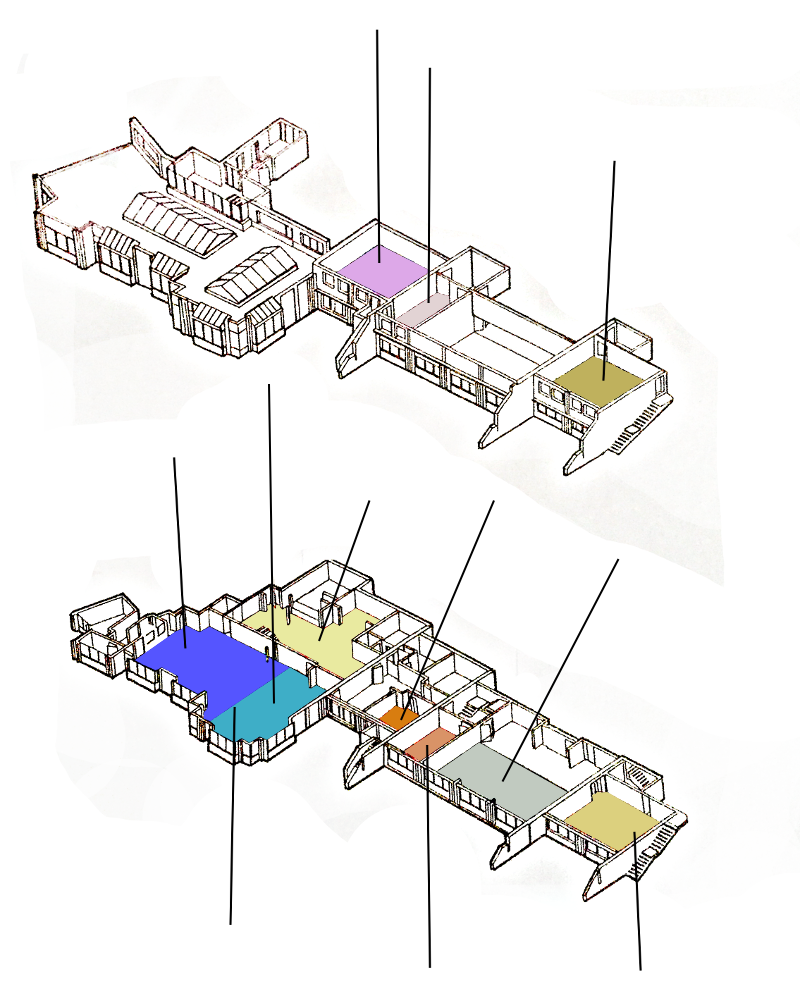
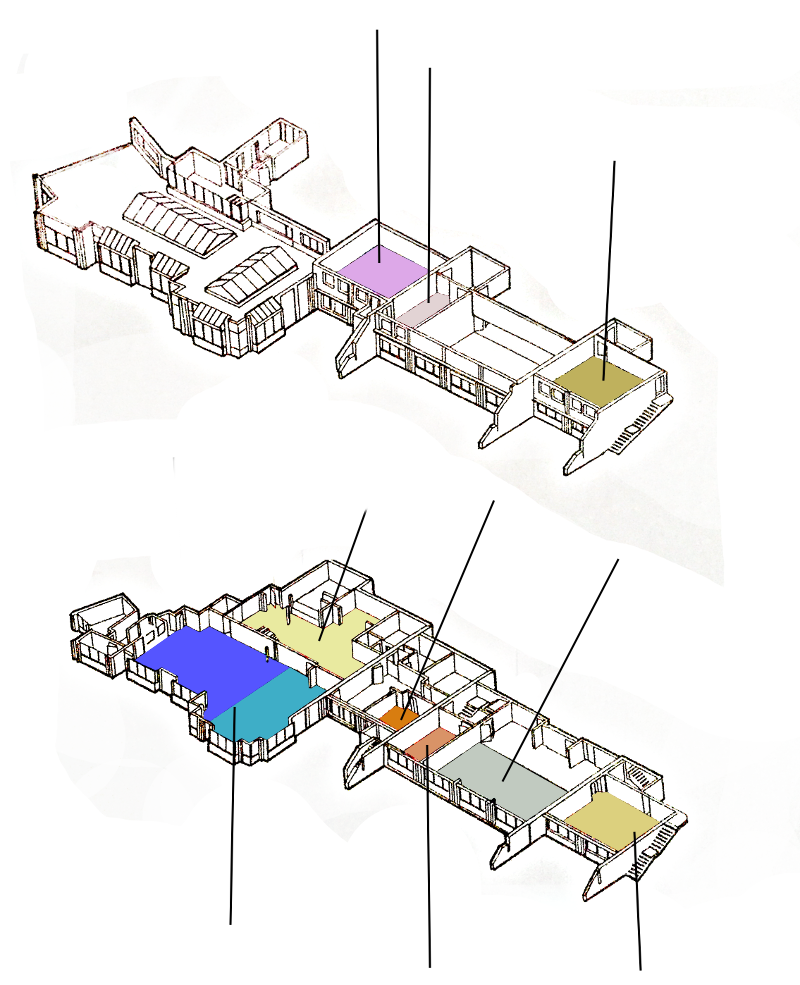
The second 800 x 985 image is a revision of the first. Changes to its layers:
painted on "room-lines" over [172, 384, 371, 704]
